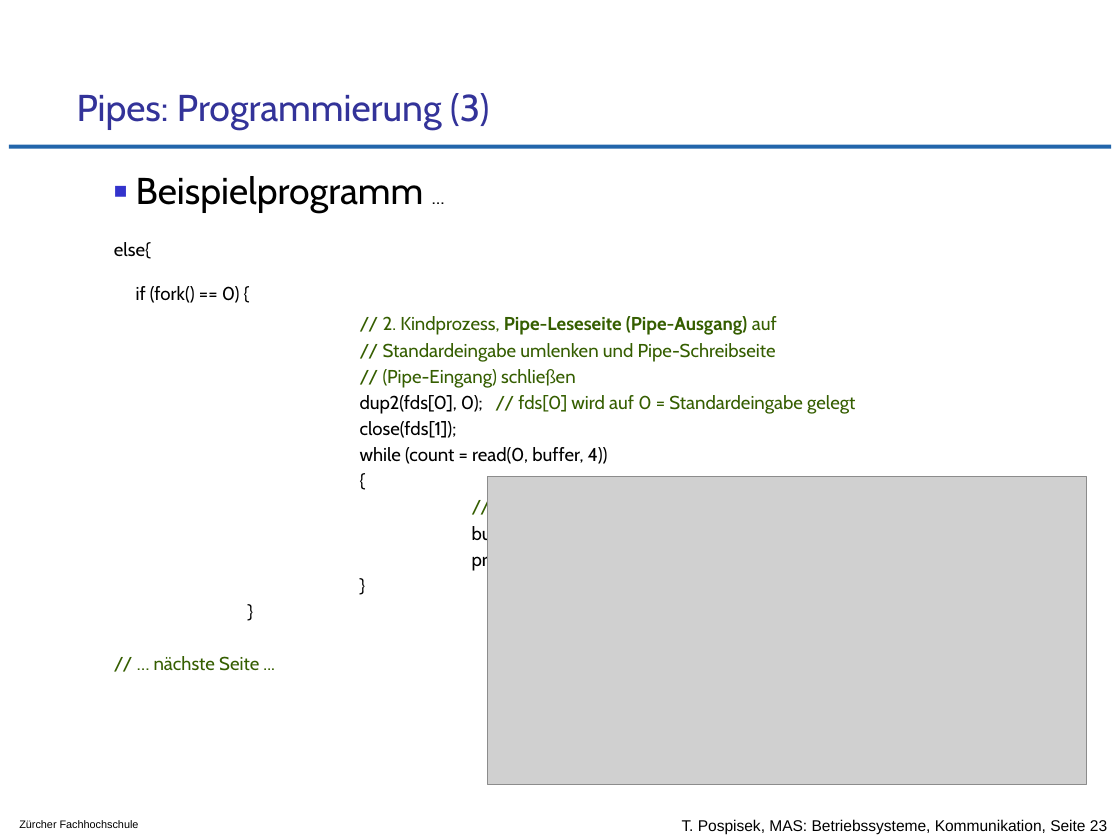
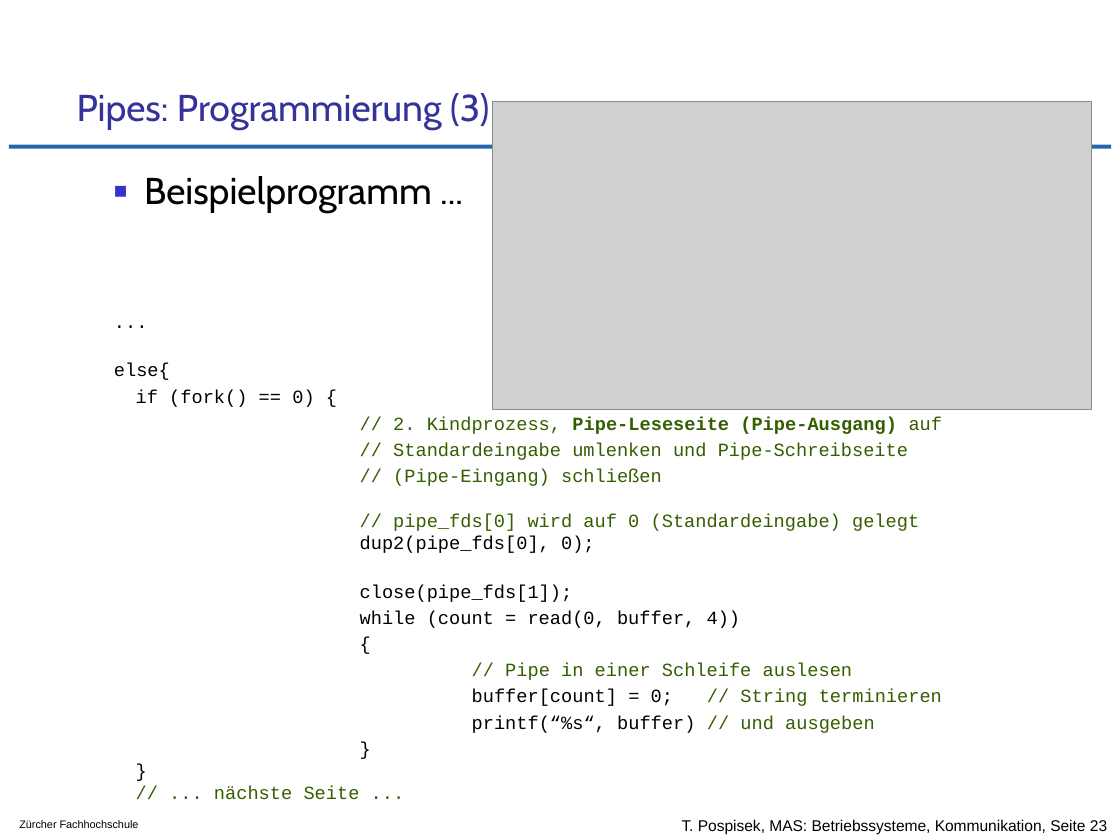
Before and after one commit to tpo/betriebssysteme, a slide deck: slide 23 of 09_Kommunikation_von_Prozessen_und_Threads.odp. Drawn at 1120x840 pixels with LibreOffice and Linux fonts; fonts in the diff are those of the drawing; grey boxes stand for pictures; background and template pictures are left out. Boxes give left, top, right and bottom in pixels: in the first picture for what was removed or moved away, otherwise in the second. Text is boxed around its words. In the diff, an @@ line names an element or a change of style, - is before the commit and + after.

```diff
--- a/09_Kommunikation_von_Prozessen_und_Threads.odp
+++ b/09_Kommunikation_von_Prozessen_und_Threads.odp
@@ picture: place and size @@
-picture at <box>488,476,1088,784</box>
+picture at <box>493,102,1092,410</box>
@@ text at <box>144,176,432,213</box>: text changed @@
-■ Beispielprogramm …
+■ Beispielprogramm ...
+...
@@ text at <box>114,363,943,733</box>: font Cabin to Courier New in "else{", "if (fork() == 0) {", "// 2. Kindprozess, Pipe-Leseseite (Pipe-Ausgang) auf", "// Standardeingabe umlenken und Pipe-Schreibseite" and 5 more places @@
@@ text at <box>360,469,919,602</box>: text changed; font Cabin to Courier New @@
-// (Pipe-Eingang) schließen
-dup2(fds[0], 0); // fds[0] wird auf 0 = Standardeingabe gelegt
-close(fds[1]);
+// (Pipe-Eingang) schließen
+// pipe_fds[0] wird auf 0 (Standardeingabe) gelegt
+dup2(pipe_fds[0], 0);
+close(pipe_fds[1]);
@@ text at <box>214,786,360,800</box>: text changed; font Cabin to Courier New @@
-}
-}
-// … nächste Seite ...
+}
+}
+// ... nächste Seite ...
```
Also in this commit, not shown: 5 other slides changed.
